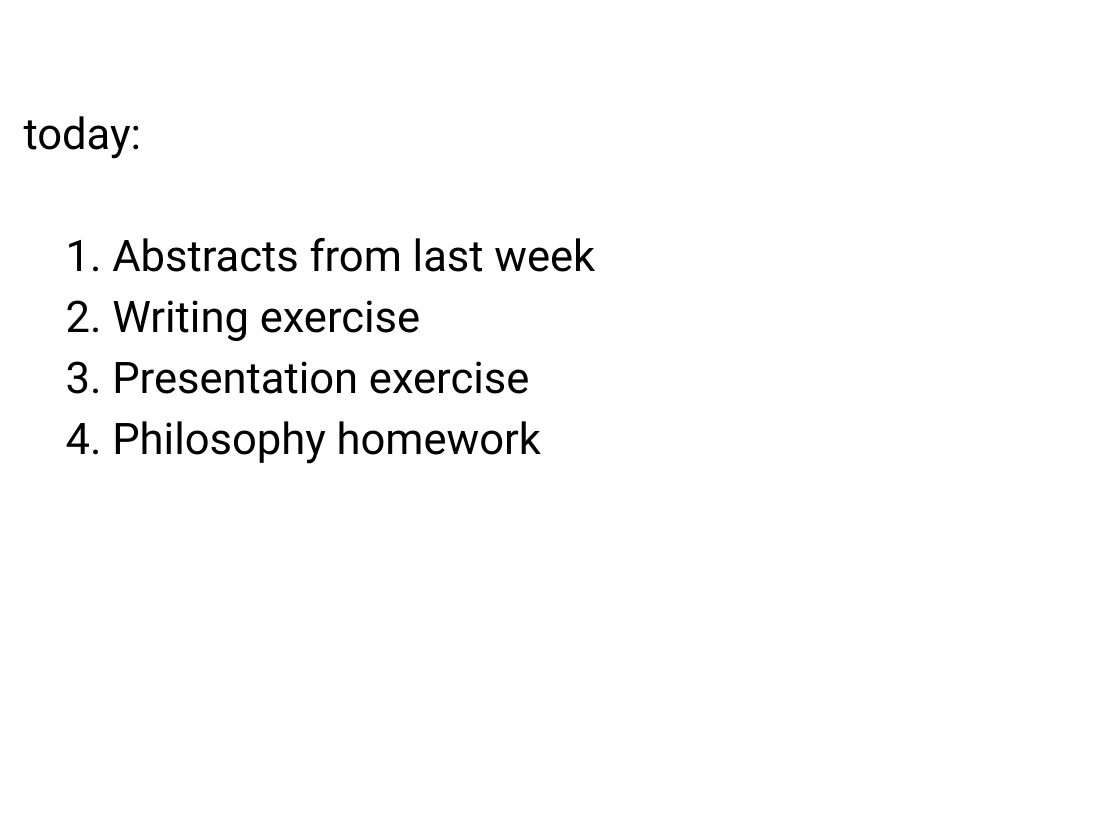
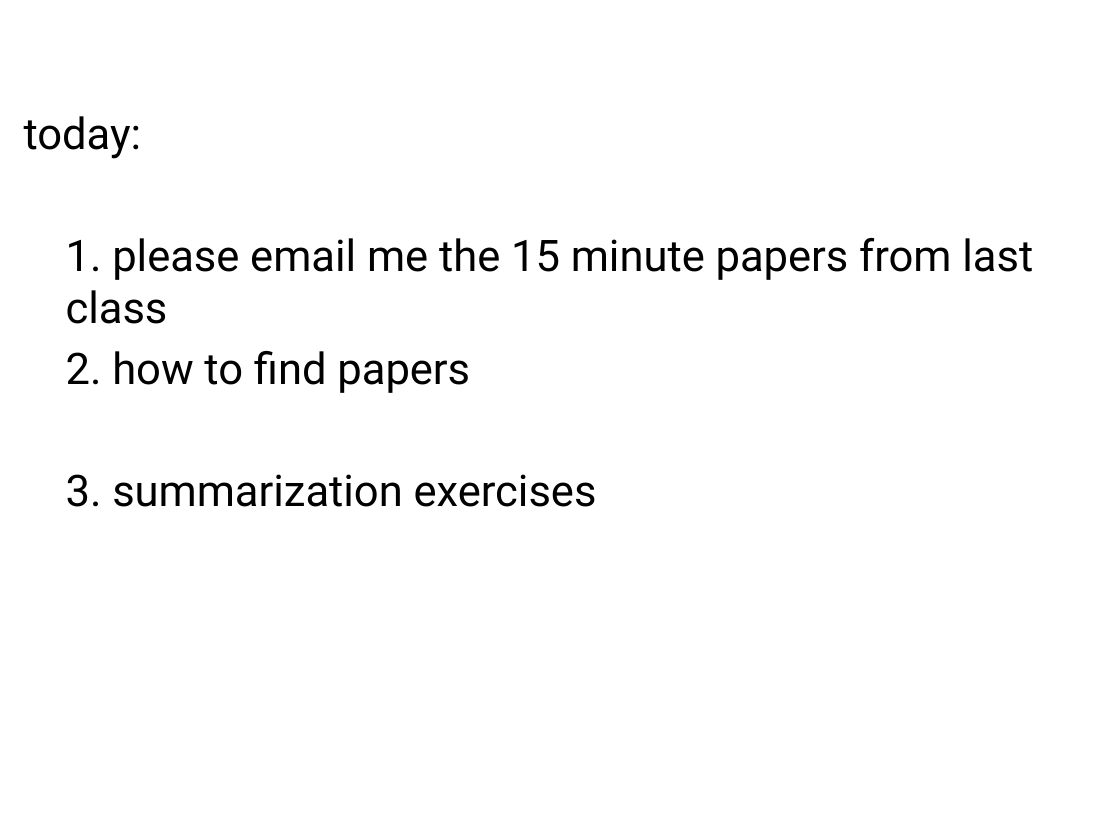
Before and after one commit to angusforbes/mat200c, a slide deck: slide 2 of slides/week2_day1.pptx. Drawn at 1120x840 pixels with LibreOffice and Linux fonts; fonts in the diff are those of the drawing. Boxes give left, top, right and bottom in pixels: in the first picture for what was removed or moved away, otherwise in the second. Text is boxed around its words. In the diff, an @@ line names an element or a change of style, - is before the commit and + after.

Commit message:
added stuff for week2 day2

```diff
--- a/slides/week2_day1.pptx
+++ b/slides/week2_day1.pptx
@@ text at box(66, 238, 1033, 507): text changed @@
-1. Abstracts from last week
-2. Writing exercise
-3. Presentation exercise
-4. Philosophy homework
+1. please email me the 15 minute papers from last class
+2. how to find papers
+3. summarization exercises
```
Also in this commit, not shown: 1 other slide changed, 8 slides added, 10 slides removed, 4 other files.
